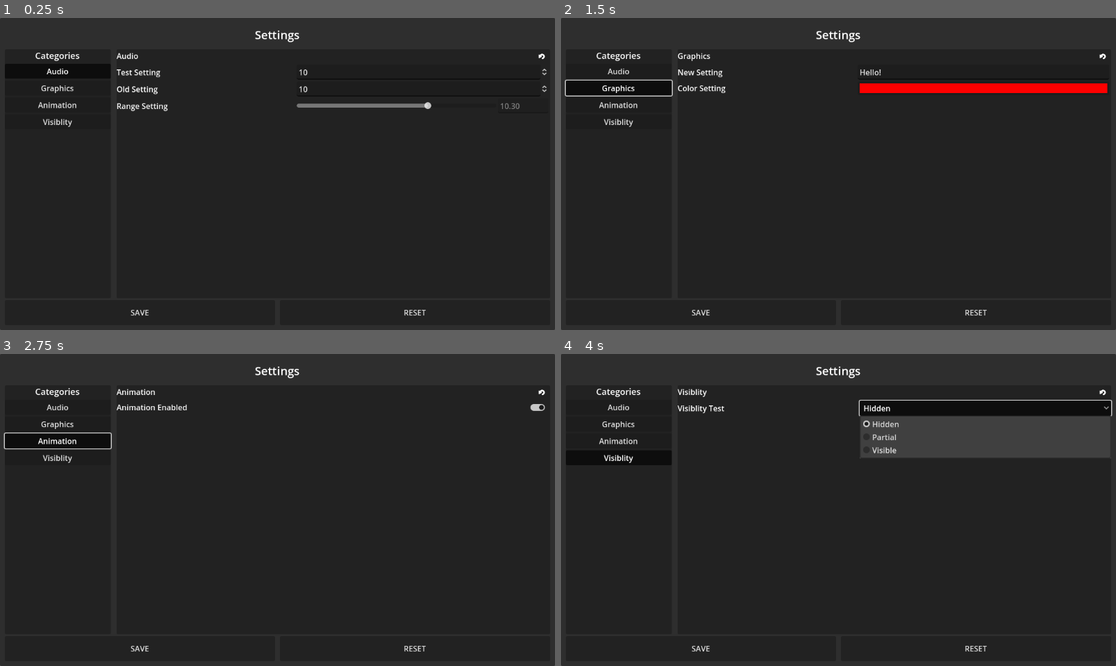
Above: before the commit, frames 1-4 (two rows, left to right).
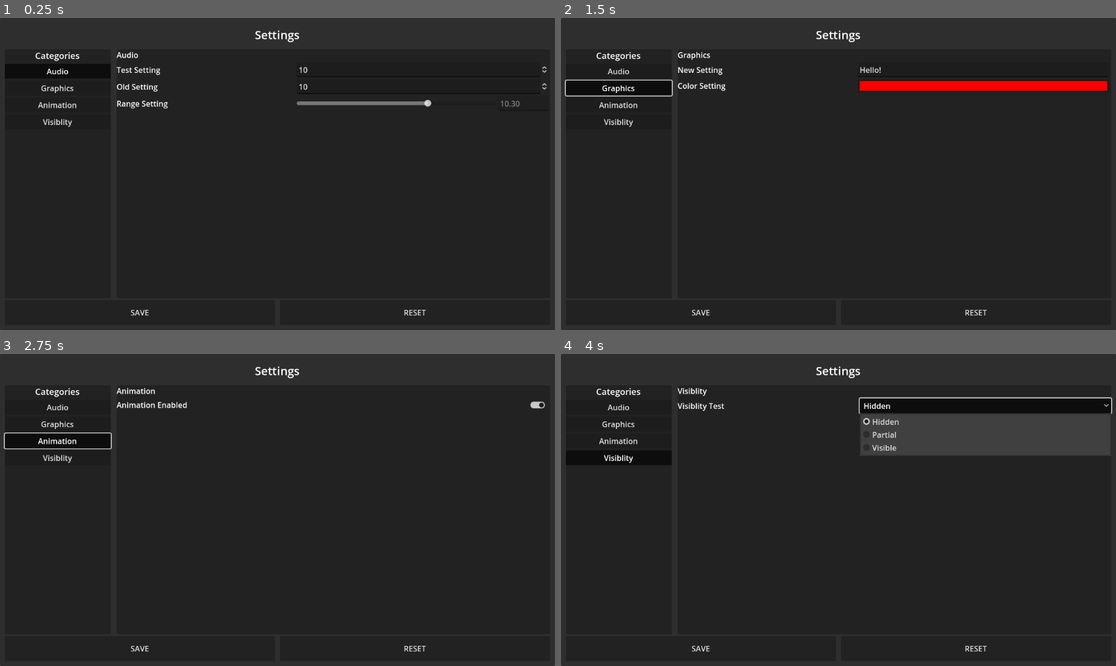
Above: after the commit, the same moments.

Repository: sairam4123/SettingsProjectGodot
Game: Godot game, scene res://settings.tscn
The game is run twice, just before and just after one commit, with the same random seed, the same clock (stepped at 60 frames per second) and the same inputs.
Inputs:
- Up to frame 1 (0.25 s): no input
- Up to frame 2 (1.5 s): click "Audio" at 0.5 s; click "Graphics" at 1.25 s
- Up to frame 3 (2.75 s): click "Animation" at 2 s
- Up to frame 4 (4 s): click "Visiblity" at 2.75 s; click "Hidden" at 3.5 s

The runs differ from the first frame. In frame 1, 1.0% of the frame differs, in the area x 21-99%, y 10-30%; in frame 2, 1.2%; in frame 3, 0.3%; in frame 4, 1.5%, in the area x 21-100%, y 10-34%.

Commit message:
Fix bug with reset button showing for title variant

Diff:
--- a/option.gd
+++ b/option.gd
@@ -28,11 +28,6 @@
 		_value = val
 		value_changed.emit(_value)
 		if is_inside_tree():
-			if type == OptionType.TITLE:
-				%ResetButton.hide()
-			elif _value != null and type != OptionType.TITLE:
-				%ResetButton.show()
-				%ResetButton.modulate.a = int(not is_same(_value, default))
 			_update_value()
 
 var default: Variant
@@ -50,6 +45,15 @@
 	%Title.text = _name
 
 func _update_value():
+
+	%ResetButton.hide()
+
+	if type == OptionType.TITLE:
+		%ResetButton.hide()
+	elif _value != null and type != OptionType.TITLE:
+		%ResetButton.show()
+		%ResetButton.modulate.a = int(not is_same(_value, default))
+
 	match type:
 		OptionType.INT:
 			if _value != null and typeof(_value) == TYPE_INT:
--- a/option.tscn
+++ b/option.tscn
@@ -10,9 +10,7 @@
 grow_horizontal = 2
 grow_vertical = 2
 script = ExtResource("1_4m1qa")
-type = 1
-value = 0.0
-default = 0
+type = 5
 
 [node name="Title" type="Label" parent="."]
 unique_name_in_owner = true
@@ -25,6 +23,7 @@
 
 [node name="ResetButton" type="Button" parent="."]
 unique_name_in_owner = true
+visible = false
 custom_minimum_size = Vector2(28, 28)
 layout_mode = 2
 icon = ExtResource("2_xhh7o")
@@ -43,6 +42,7 @@
 
 [node name="Float" type="SpinBox" parent="."]
 unique_name_in_owner = true
+visible = false
 layout_mode = 2
 size_flags_horizontal = 3
 step = 0.001
@@ -81,7 +81,7 @@
 visible = false
 layout_mode = 2
 size_flags_horizontal = 3
-text = "1.98500000000058"
+text = "0"
 
 [node name="Bool" type="CheckButton" parent="."]
 unique_name_in_owner = true
